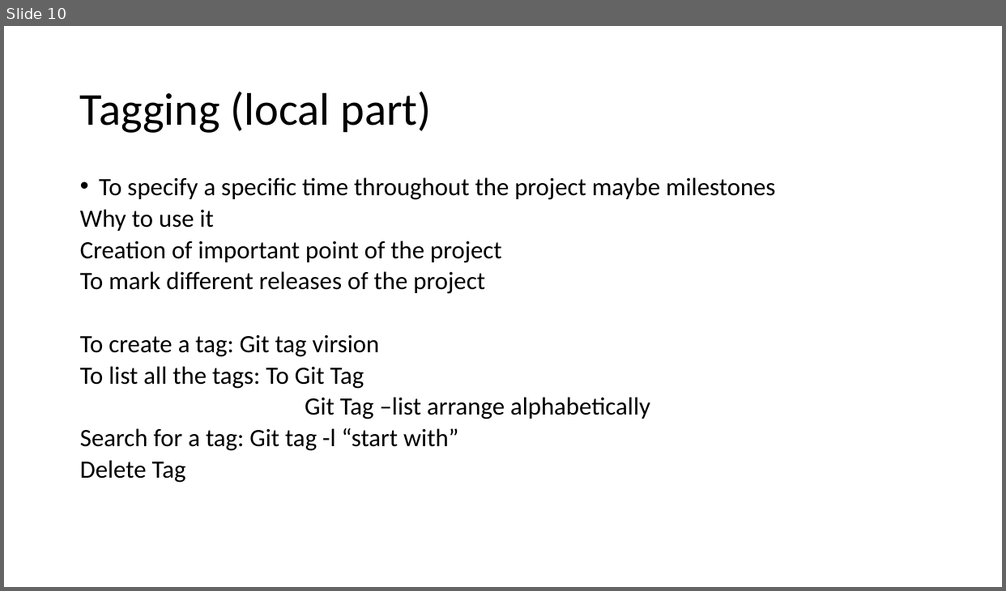
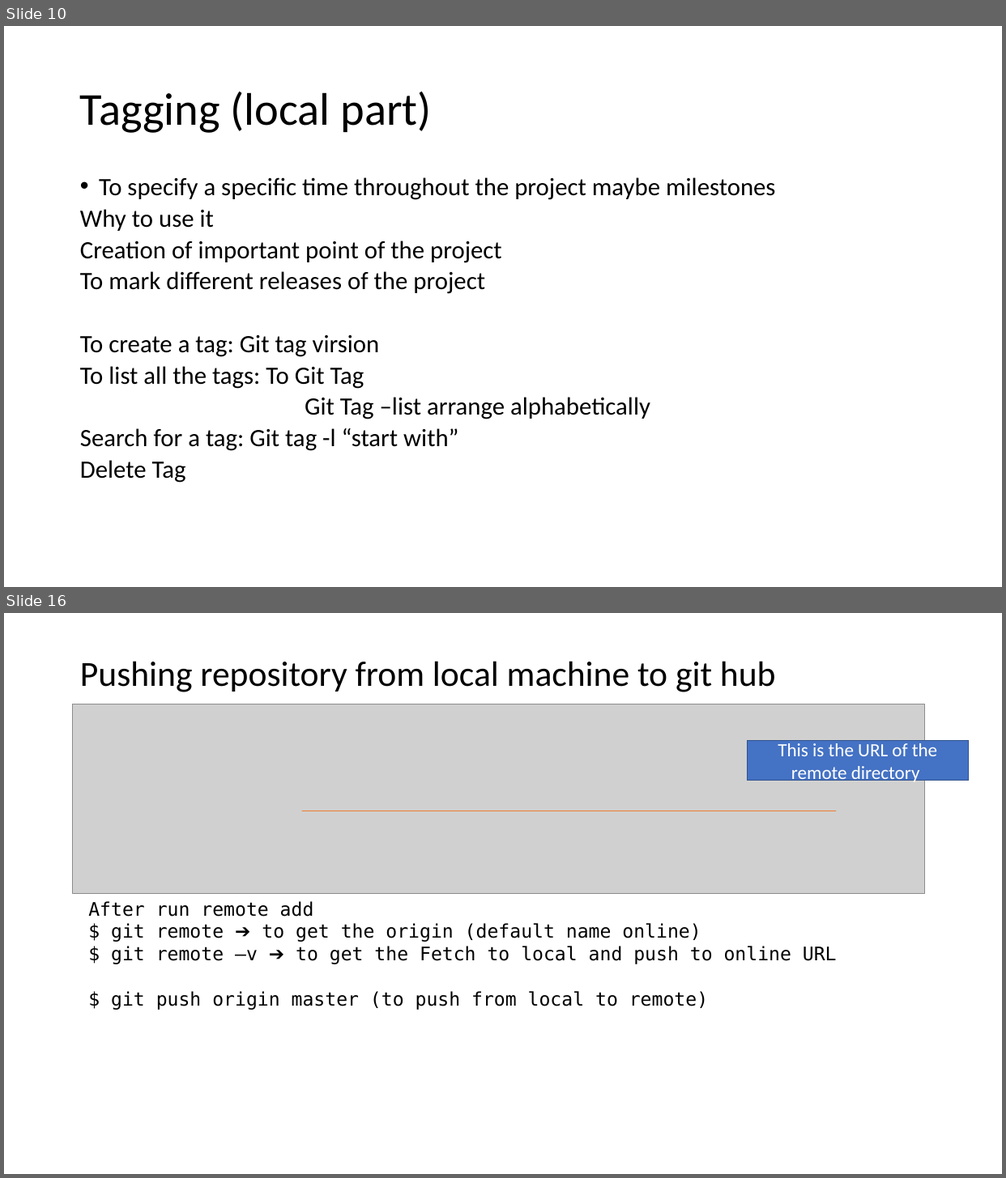
Before and after one commit to Kawthersaeedi/GitProgictTo-learn-, a slide deck: Git and Github ppt.odp. Shown one above the other, each under a label of ours: slide 10 before the commit, slides 10 and 16 after it; the slides between them are not shown. The pictures are 1006x591 and 1006x1178 pixels, drawn with LibreOffice and Linux fonts; fonts in the diff are those of the drawing; grey boxes stand for pictures. Boxes give left, top, right and bottom in pixels: in the first picture for what was removed or moved away, otherwise in the second. Text is boxed around its words. In the diff, an @@ line names an element or a change of style, - is before the commit and + after.

```diff
--- a/Git and Github ppt.odp
+++ b/Git and Github ppt.odp
@@ slide 16 added at box(4, 613, 1002, 1174), background #FFFFFF @@
@@ title added at box(80, 661, 776, 692), 34 pt, text #000000 @@
+Pushing repository from local machine to git hub
@@ picture added at box(73, 705, 926, 894) @@
@@ freeform shape added at box(748, 740, 969, 780), fill #4472C4, outline #2F528F 0.99 pt, 18 pt, text #FFFFFF @@
+This is the URL of the remote directory
@@ line added from (302, 811) to (836, 811), #ED7D31 0.51 pt @@
@@ text added at box(88, 901, 837, 1010), 18 pt, text #000000 @@
+After run remote add
+$ git remote ➔ to get the origin (default name online)
+$ git remote –v ➔ to get the Fetch to local and push to online URL
+$ git push origin master (to push from local to remote)
```
Also in this commit, not shown: 1 slide changed, 9 other slides added, 7 other files.
